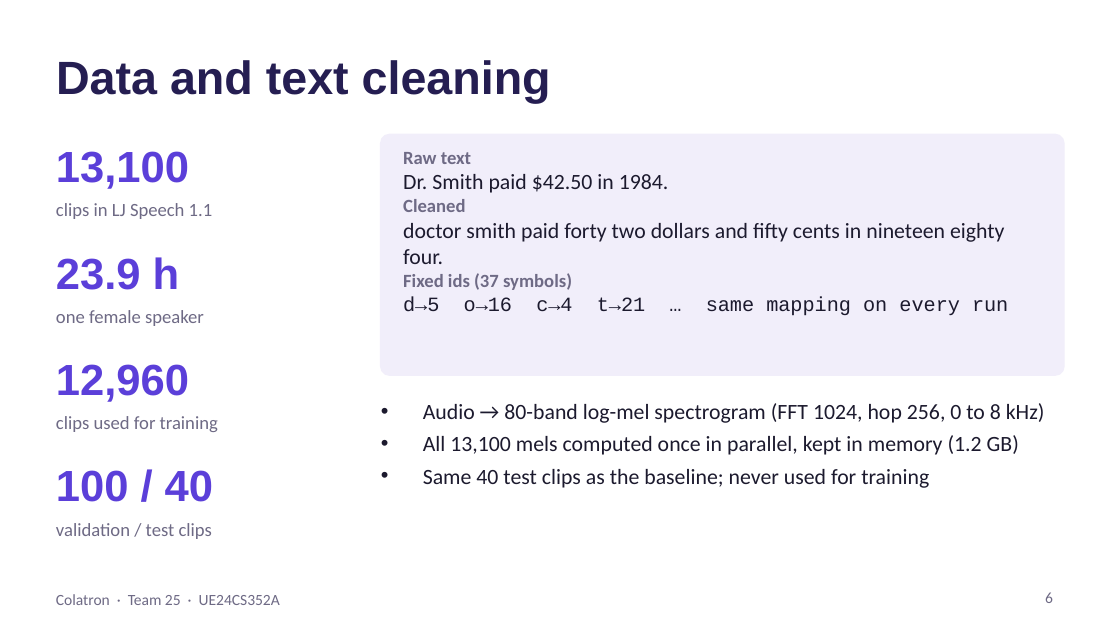
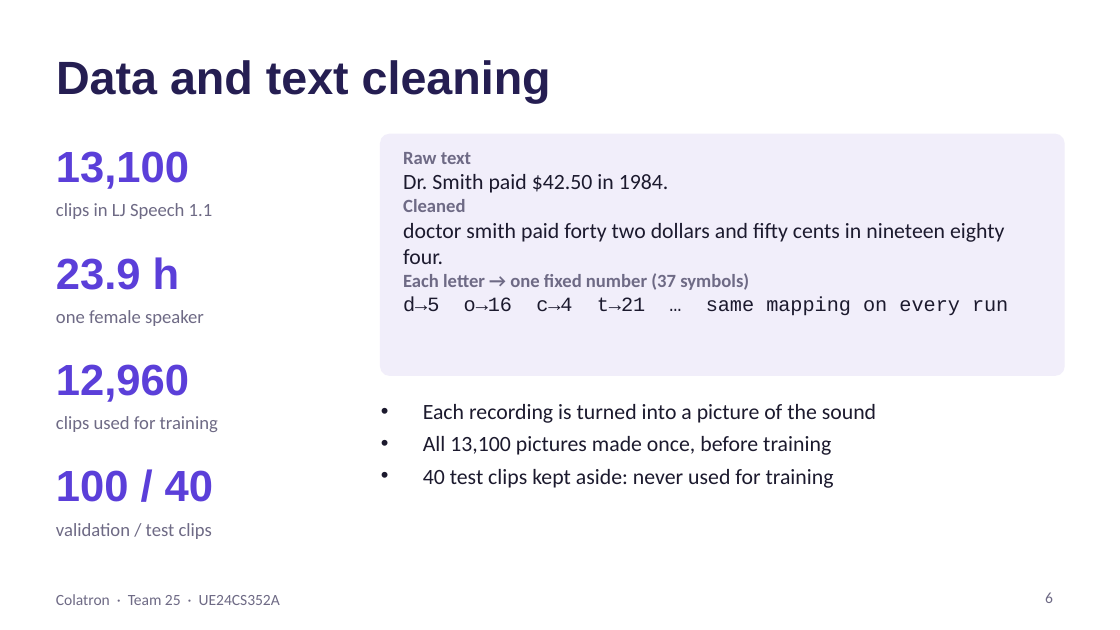
Before and after one commit to Mann0801/colatron-tts, a slide deck: slide 6 of report/Colatron_Slides.pptx. Drawn at 1120x630 pixels with LibreOffice and Linux fonts; fonts in the diff are those of the drawing. Boxes give left, top, right and bottom in pixels: in the first picture for what was removed or moved away, otherwise in the second. Text is boxed around its words. In the diff, an @@ line names an element or a change of style, - is before the commit and + after.

```diff
--- a/report/Colatron_Slides.pptx
+++ b/report/Colatron_Slides.pptx
@@ text at (403,152,1008,316): text changed @@
-Fixed ids (37 symbols)
+Each letter → one fixed number (37 symbols)
@@ text at (423,404,876,488): text changed @@
-• Audio → 80-band log-mel spectrogram (FFT 1024, hop 256, 0 to 8 kHz)
-• All 13,100 mels computed once in parallel, kept in memory (1.2 GB)
-• Same 40 test clips as the baseline; never used for training
+• Each recording is turned into a picture of the sound
+• All 13,100 pictures made once, before training
+• 40 test clips kept aside: never used for training
```
Also in this commit, not shown: 13 other slides changed.
